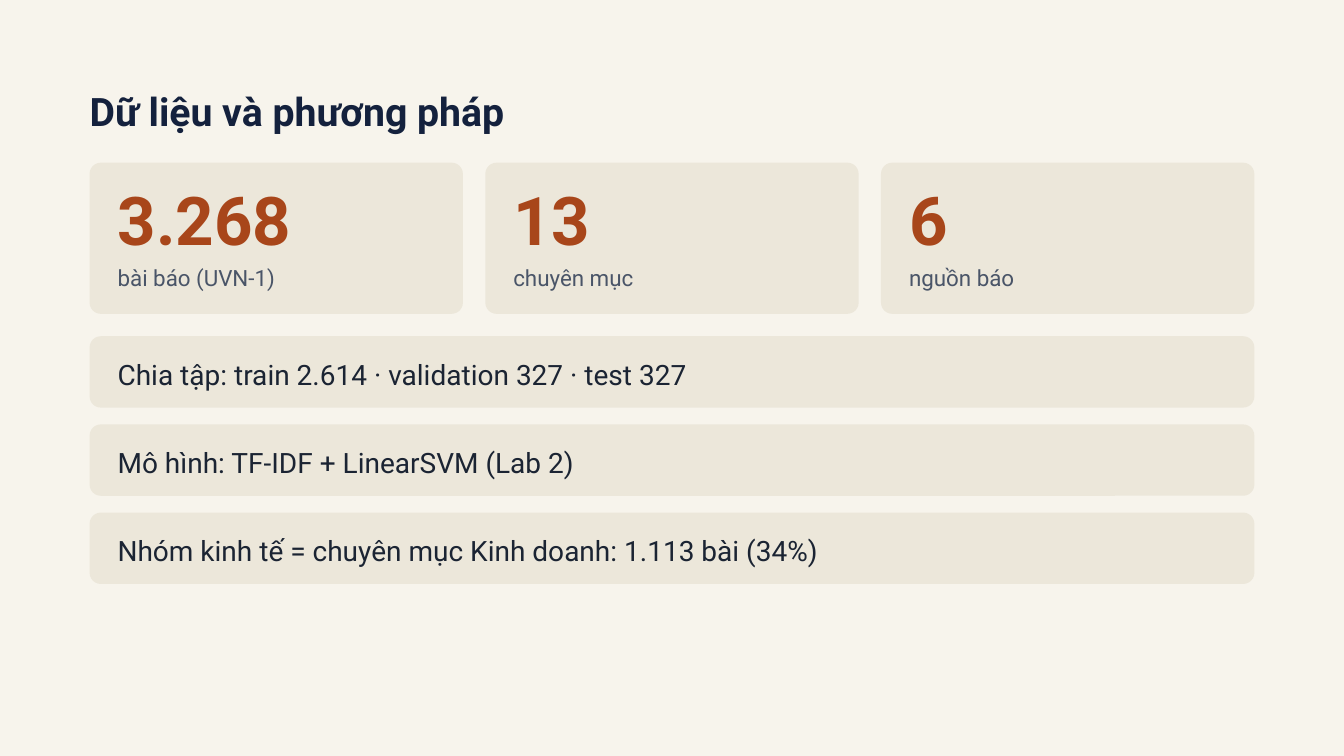
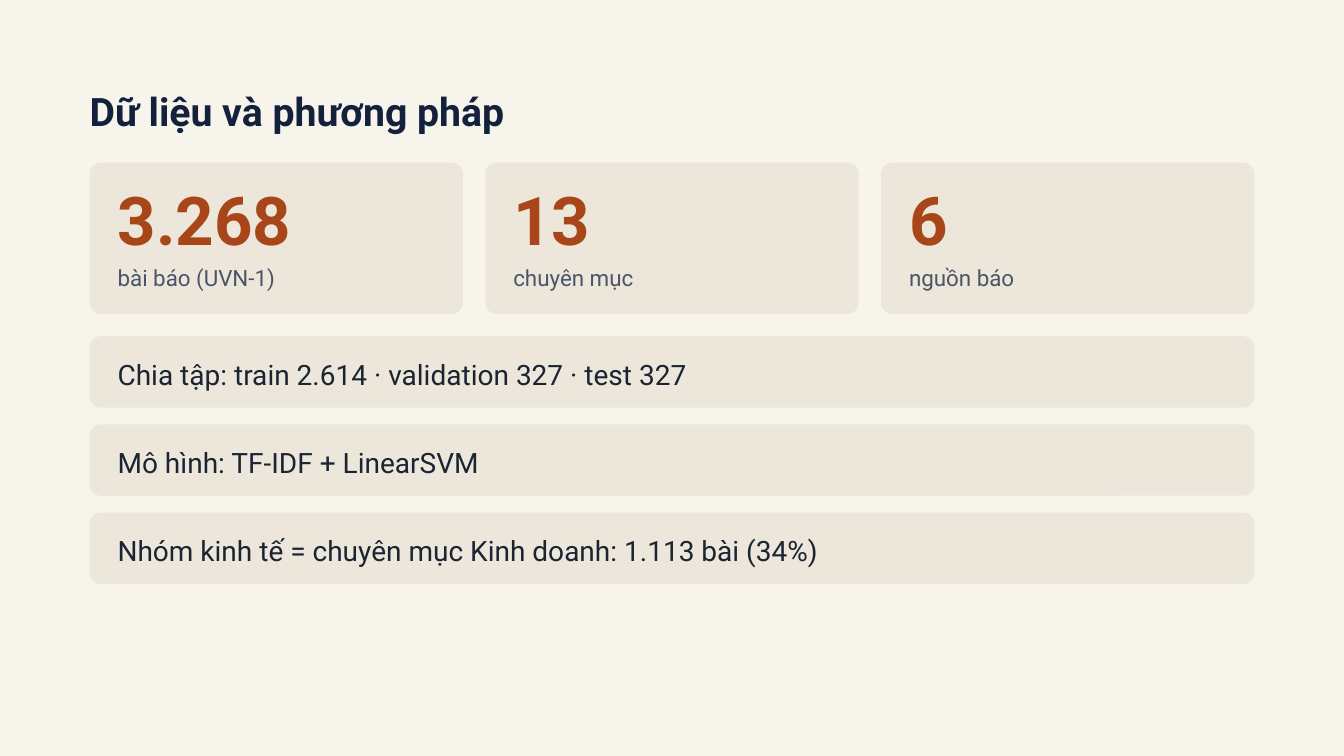
Before and after one commit to TRAN-VIET-VINH-1771040030/nlp-phan-loai-tin-tuc-kinh-te, a slide deck: slide 3 of bao_cao/slide_baocao.pptx. Drawn at 1344x756 pixels with LibreOffice and Linux fonts; fonts in the diff are those of the drawing. Boxes give left, top, right and bottom in pixels: in the first picture for what was removed or moved away, otherwise in the second. Text is boxed around its words. In the diff, an @@ line names an element or a change of style, - is before the commit and + after.

```diff
--- a/bao_cao/slide_baocao.pptx
+++ b/bao_cao/slide_baocao.pptx
@@ text in rounded rectangle at bbox=[118, 452, 479, 474]: text changed @@
-Mô hình: TF-IDF + LinearSVM (Lab 2)
+Mô hình: TF-IDF + LinearSVM
```
Also in this commit, not shown: 1 other slide changed, 9 other files.
